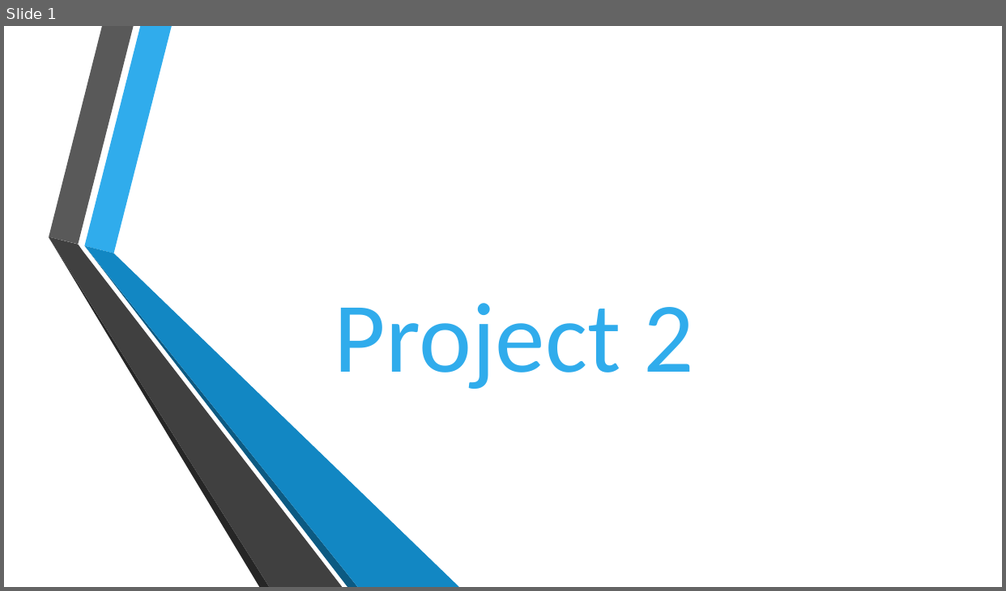
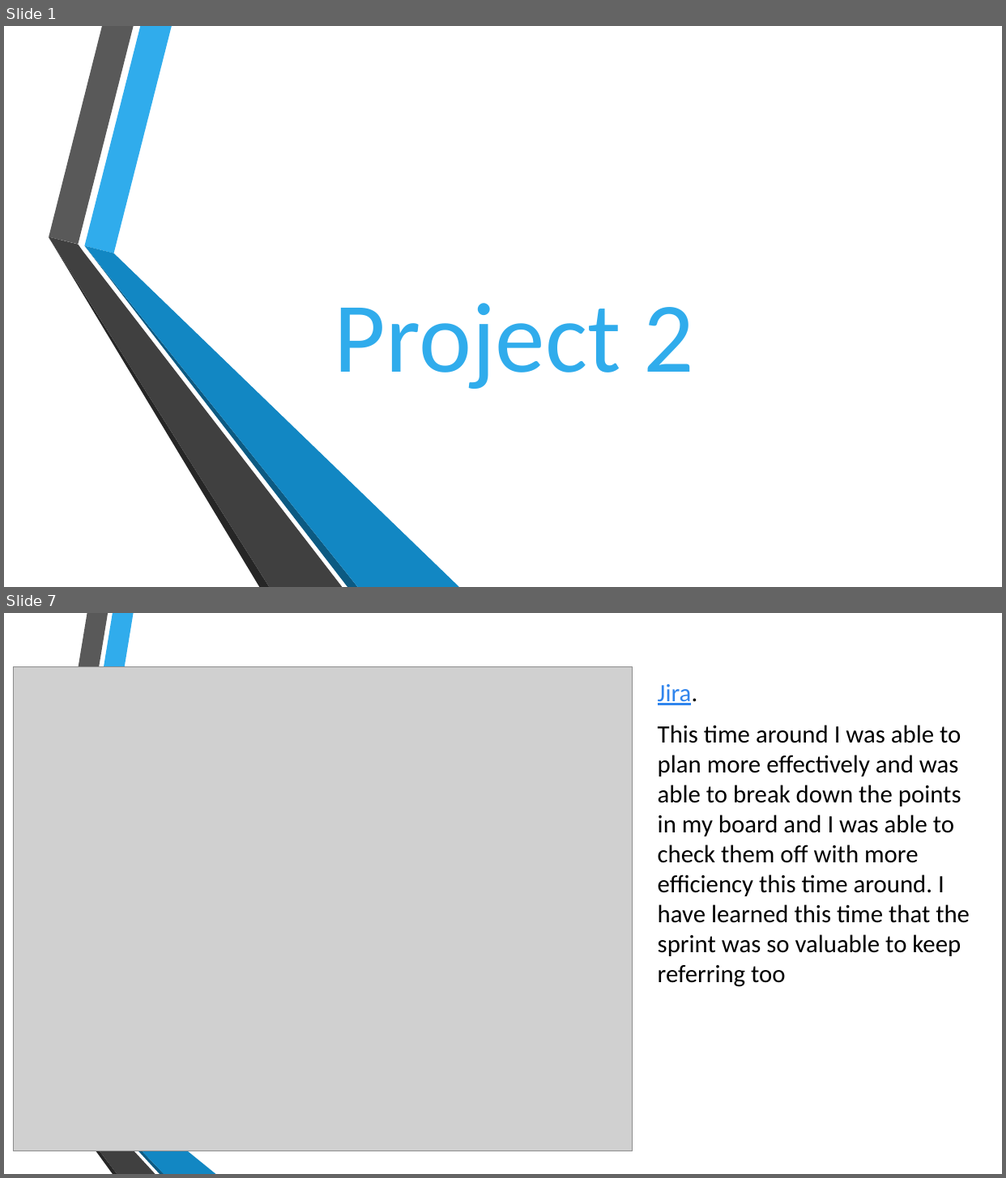
Before and after one commit to AChaffey/HWA-Project-2, a slide deck: documentation/Presentation2.pptx. Shown one above the other, each under a label of ours: slide 1 before the commit, slides 1 and 7 after it; the slides between them are not shown. The pictures are 1006x591 and 1006x1178 pixels, drawn with LibreOffice and Linux fonts; fonts in the diff are those of the drawing; grey boxes stand for pictures; background and template pictures are left out. Boxes give left, top, right and bottom in pixels: in the first picture for what was removed or moved away, otherwise in the second. Text is boxed around its words. In the diff, an @@ line names an element or a change of style, - is before the commit and + after.

```diff
--- a/documentation/Presentation2.pptx
+++ b/documentation/Presentation2.pptx
@@ slide 7 added at bbox=[4, 613, 1002, 1174], background picture (left out) @@
@@ picture added at bbox=[13, 667, 632, 1152] @@
@@ text added at bbox=[658, 684, 970, 987], 24 pt, text #000000 @@
+Jira.
+This time around I was able to plan more effectively and was able to break down the points in my board and I was able to check them off with more efficiency this time around. I have learned this time that the sprint was so valuable to keep referring too
@@ group added at bbox=[16, 613, 216, 1174]: 6 freeform shapes @@
```
Also in this commit, not shown: 8 slides changed, 4 slides removed.
